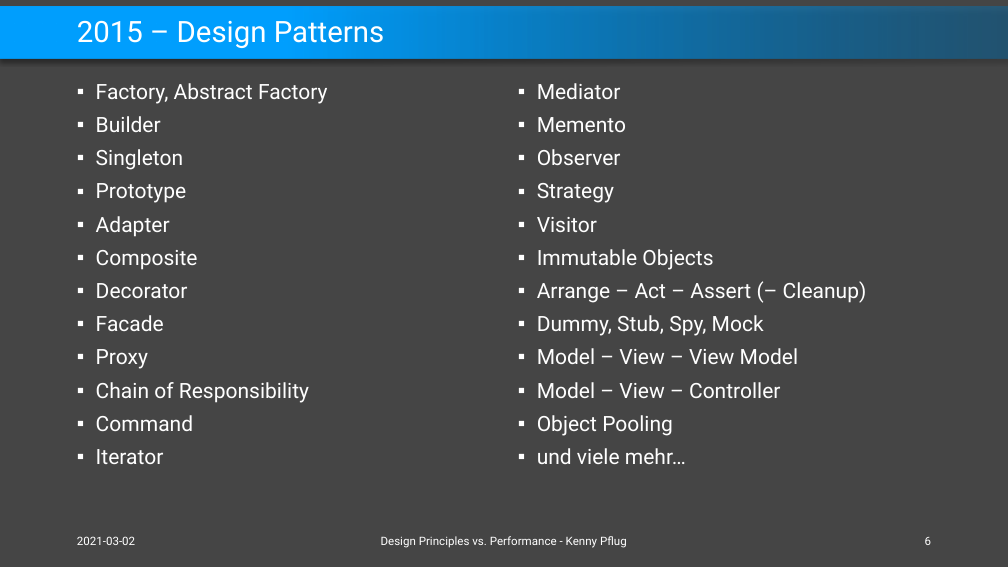
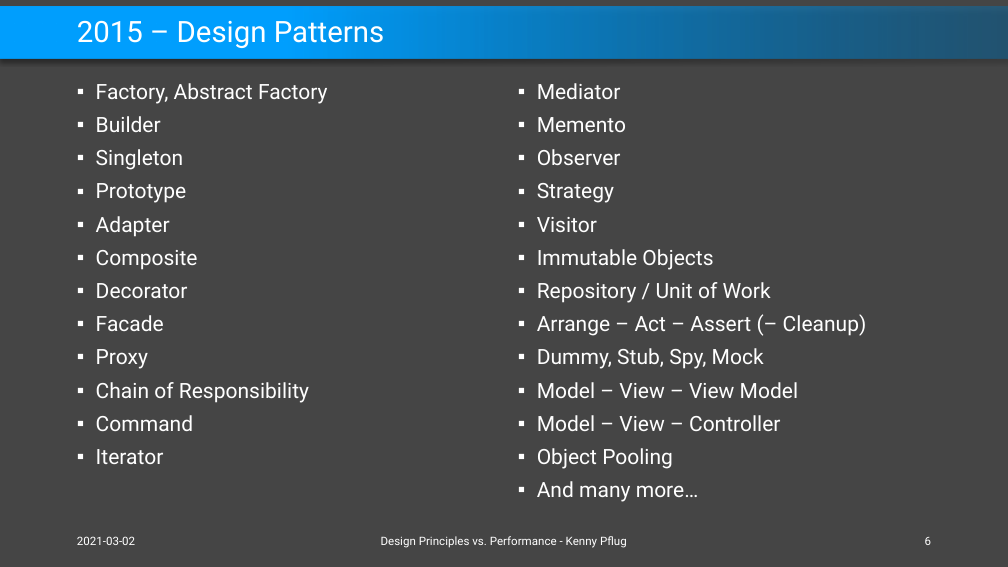
Before and after one commit to feO2x/DndgGraz.DesignPrinciplesVsPerformance, a slide deck: slide 6 of Design Principles vs. Performance.pptx. Drawn at 1008x567 pixels with LibreOffice and Linux fonts; fonts in the diff are those of the drawing. Boxes give left, top, right and bottom in pixels: in the first picture for what was removed or moved away, otherwise in the second. Text is boxed around its words. In the diff, an @@ line names an element or a change of style, - is before the commit and + after.

```diff
--- a/Design Principles vs. Performance.pptx
+++ b/Design Principles vs. Performance.pptx
@@ text at (537,282,771,303): paragraph added @@
+▪ Repository / Unit of Work
@@ text at (537,481,699,502): text changed @@
-▪ und viele mehr…
+▪ And many more…
```
Also in this commit, not shown: 1 other slide changed.
